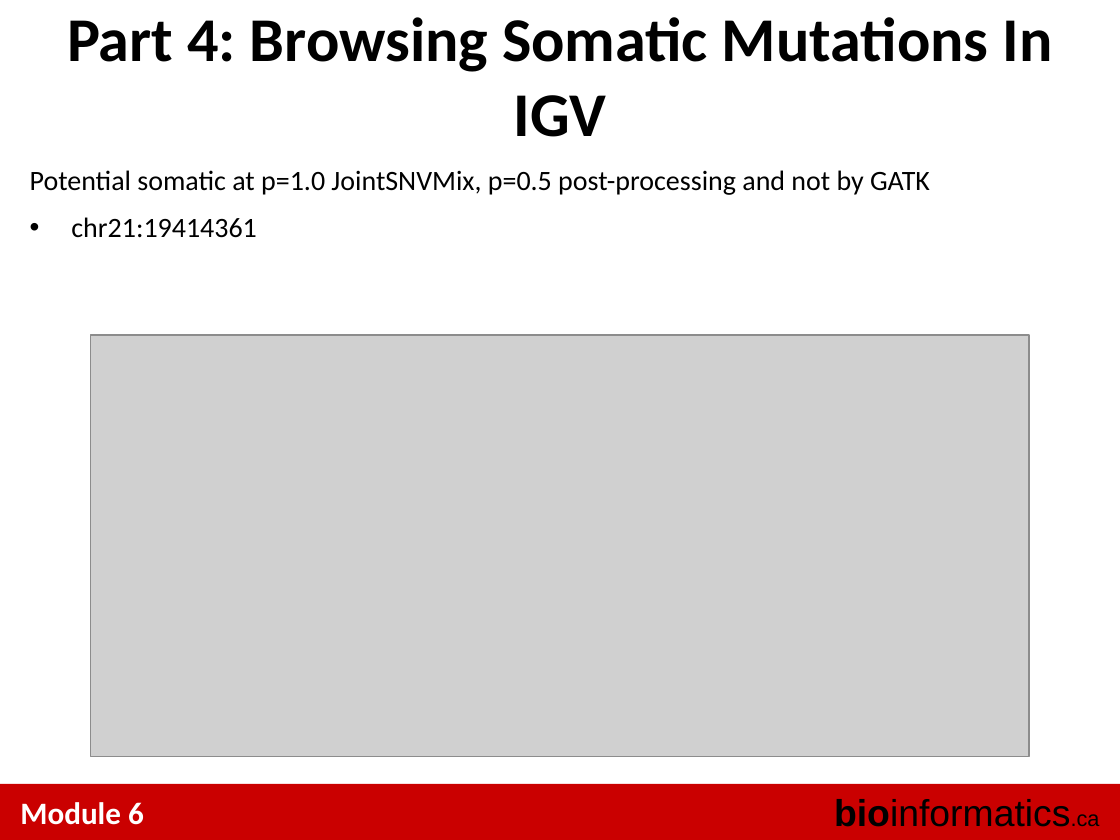
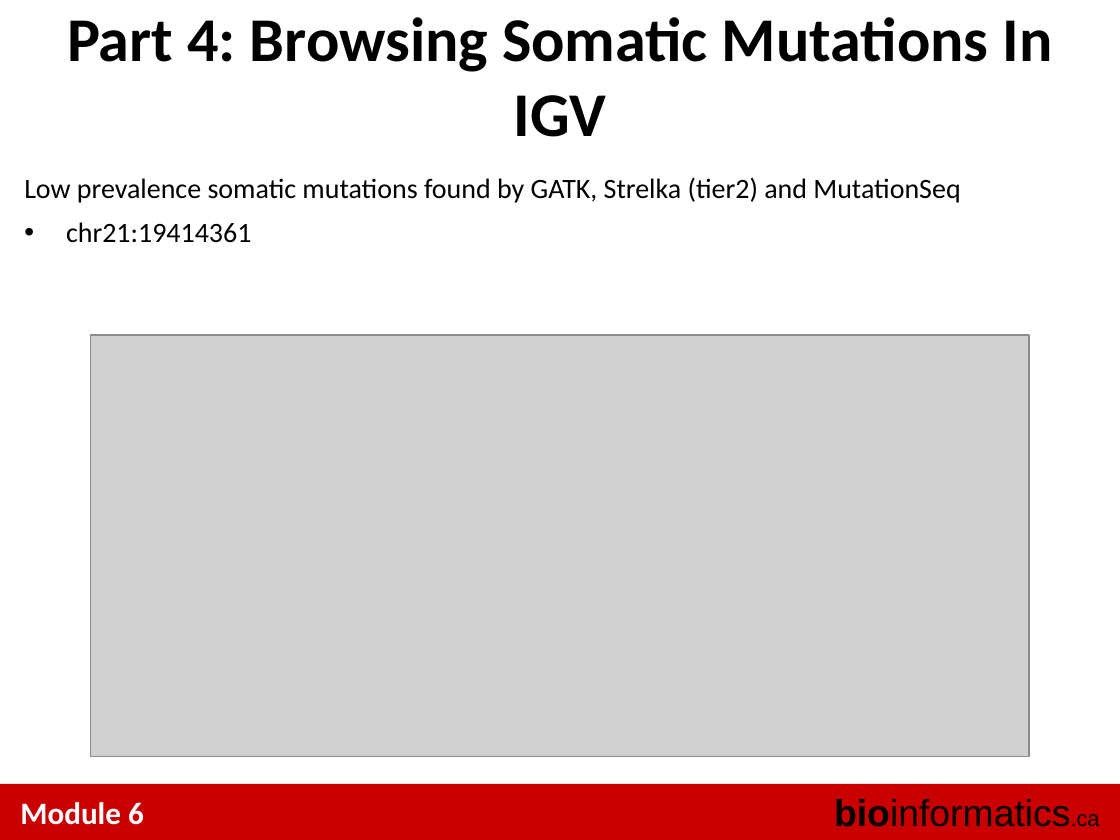
Before and after one commit to tinyheero/BICG-2016, a slide deck: slide 19 of snvs/content/BiCG_2012_Module6_Lab_shah.ppt (slide 18 before the commit). Drawn at 1120x840 pixels with LibreOffice and Linux fonts; fonts in the diff are those of the drawing; grey boxes stand for pictures. Boxes give left, top, right and bottom in pixels: in the first picture for what was removed or moved away, otherwise in the second. Text is boxed around its words. In the diff, an @@ line names an element or a change of style, - is before the commit and + after.

```diff
--- a/snvs/content/BiCG_2012_Module6_Lab_shah.ppt
+++ b/snvs/content/BiCG_2012_Module6_Lab_shah.ppt
@@ text "Low prevalence somatic mutations found ...": place and size @@
-text "Low prevalence somatic mutations found ..." at <box>30,170,930,238</box>
+text "Low prevalence somatic mutations found ..." at <box>24,177,960,243</box>
@@ text at <box>24,177,960,203</box>: text changed @@
-Potential somatic at p=1.0 JointSNVMix, p=0.5 post-processing and not by GATK
+Low prevalence somatic mutations found by GATK, Strelka (tier2) and MutationSeq
```
Also in this commit, not shown: 5 other slides changed, 3 slides added.
